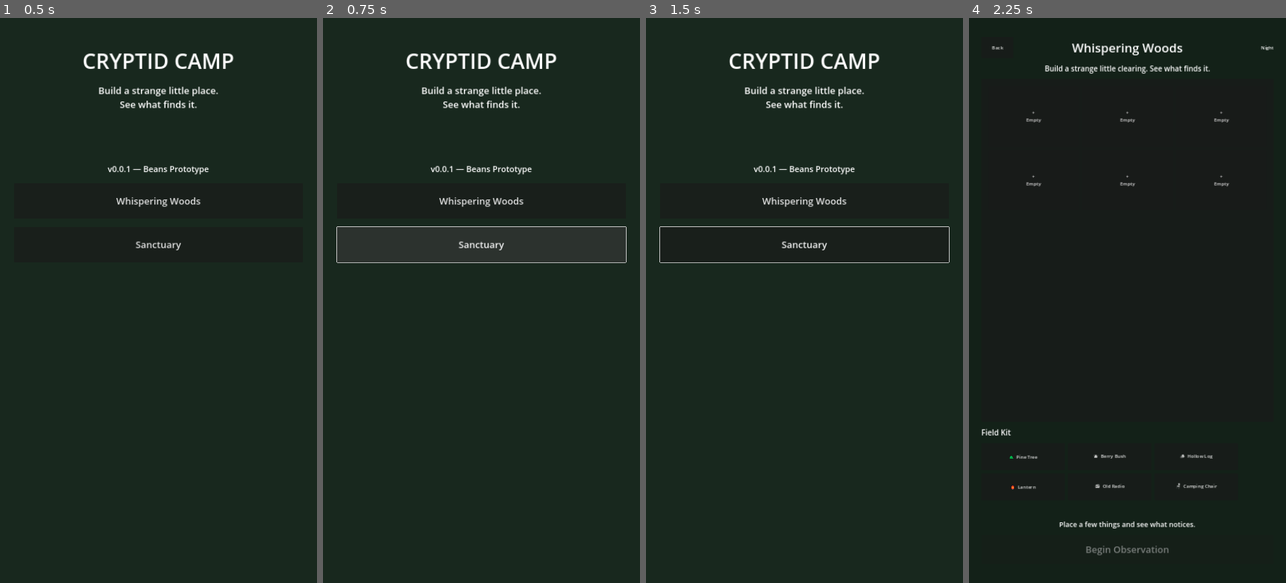
Above: before the commit, frames 1-4 (left to right).
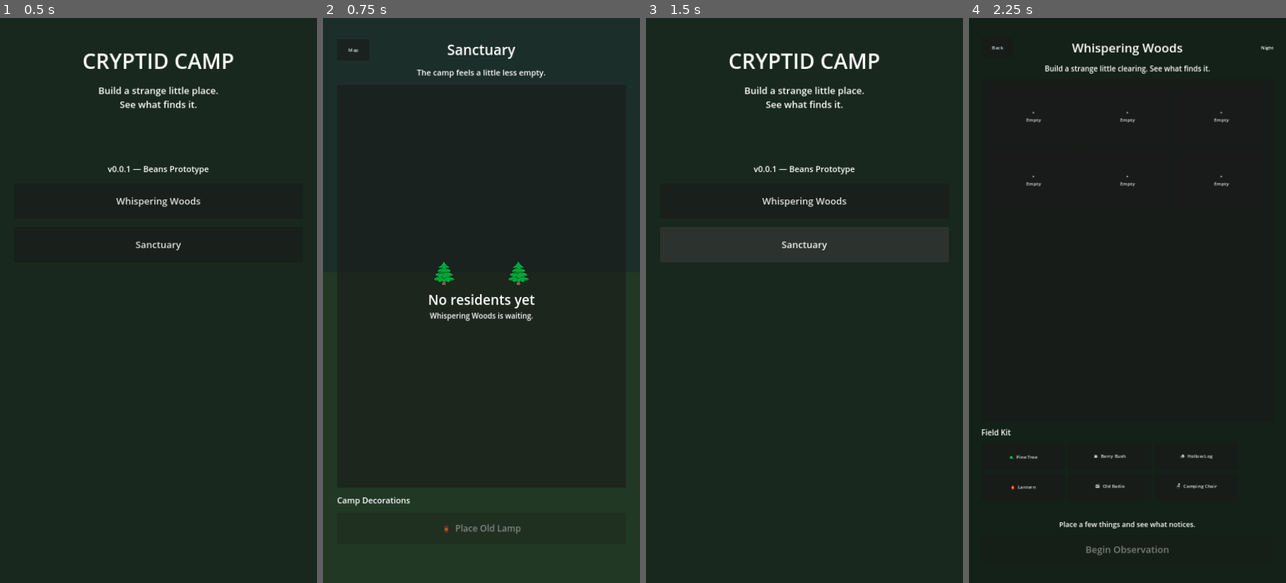
Above: after the commit, the same moments.

Repository: rabine707/cryptid-camp
Game: Godot game, scene res://scenes/main/main.tscn
Same seed, same stepped clock (60 frames per second), same inputs: the game is played once before the commit and once after it.
Inputs (mouse positions are in pixels of both pictures, inside the frame that each line leads up to):
- Up to frame 1 (0.5 s): no input
- Up to frame 2 (0.75 s): click "Sanctuary" at 0.5 s
- Up to frame 3 (1.5 s): click (677, 51) at 1.25 s, where only the run after the commit has a clickable "Map"
- Up to frame 4 (2.25 s): click "Whispering Woods" at 2 s

Frame 1 is identical in both runs. In frame 2, 3.7% of the frame differs, in the area x 4-96%, y 4-92%; in frame 3, 0.3%; in frame 4, nothing differs.

Commit message:
Open playable Sanctuary from camp

Diff:
--- a/scripts/main/main.gd
+++ b/scripts/main/main.gd
@@ -8,4 +8,4 @@
 	get_tree().change_scene_to_file("res://scenes/lure_sites/whispering_woods.tscn")
 
 func _open_sanctuary() -> void:
-	print("Sanctuary: Beans will live here.")
+	get_tree().change_scene_to_file("res://scenes/sanctuary/sanctuary.tscn")
